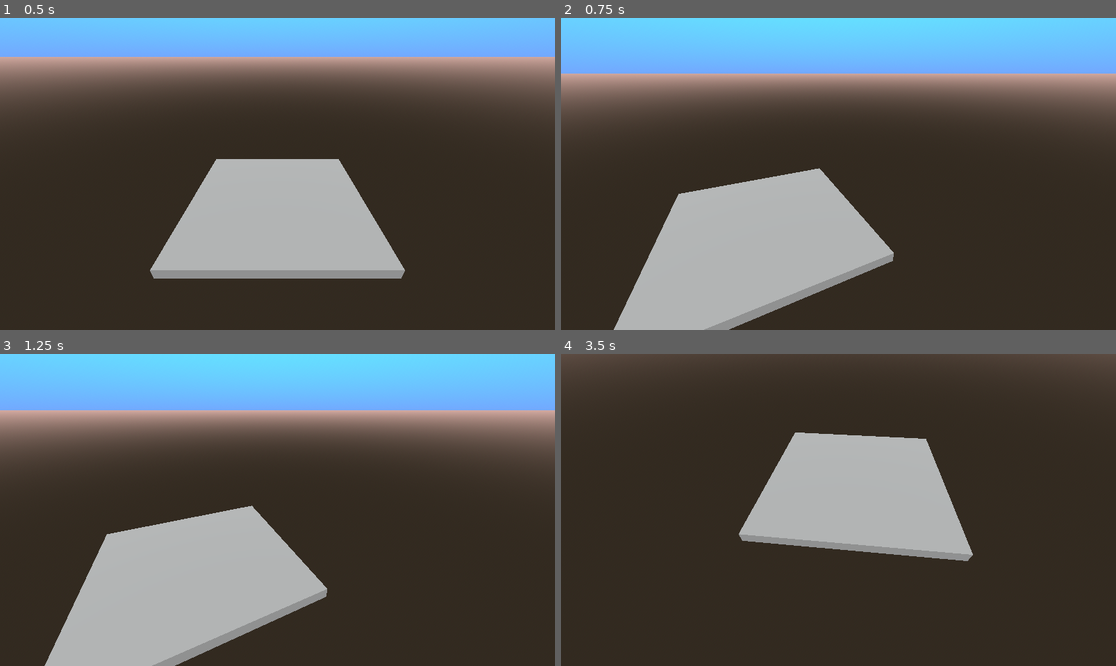
Above: before the commit, frames 1-4 (two rows, left to right).
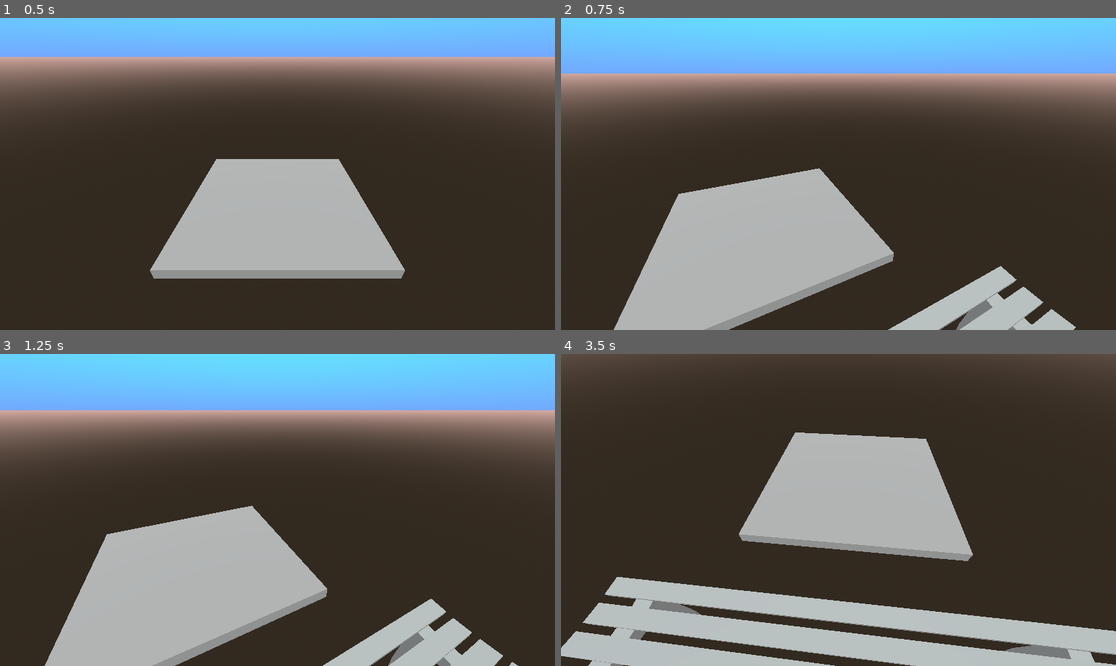
Above: after the commit, the same moments.

Repository: CE-Studio/gmtk2024
Game: Godot game, scene res://Scenes/game.tscn
The game is run twice, just before and just after one commit, with the same random seed, the same clock (stepped at 60 frames per second) and the same inputs. The project has no main scene, so this scene is started directly.
Inputs (mouse positions are in pixels of both pictures, inside the frame that each line leads up to):
- Up to frame 1 (0.5 s): no input
- Up to frame 2 (0.75 s): tap Enter at 0.5 s; move the mouse to (960, 158) at 0.52 s
- Up to frame 3 (1.25 s): no input
- Up to frame 4 (3.5 s): move the mouse to (727, 525) at 1.27 s; move the mouse to (894, 441) at 2.02 s; move the mouse to (810, 572) at 2.77 s

Frame 1 is identical in both runs. In frame 2, 3.1% of the frame differs, in the area x 58-93%, y 79-100%; in frame 3, 3.3%; in frame 4, 16%, in the area x 0-100%, y 71-100%.

Commit message:
Bench model

Diff:
--- a/Scenes/game.tscn
+++ b/Scenes/game.tscn
@@ -1,7 +1,8 @@
-[gd_scene load_steps=6 format=3 uid="uid://dj2qkj8rk5w52"]
+[gd_scene load_steps=7 format=3 uid="uid://dj2qkj8rk5w52"]
 
 [ext_resource type="Script" path="res://Scripts/CameraTilt.gd" id="1_lhxop"]
-[ext_resource type="PackedScene" uid="uid://bf2sbpklqpo18" path="res://Scenes/buildplate.tscn" id="2_4vgq1"]
+[ext_resource type="PackedScene" path="res://Scenes/buildplate.tscn" id="2_4vgq1"]
+[ext_resource type="ArrayMesh" uid="uid://c30ixpvjiulrk" path="res://Models/bench.obj" id="3_07svr"]
 
 [sub_resource type="ProceduralSkyMaterial" id="ProceduralSkyMaterial_hrbhv"]
 sky_top_color = Color(0.239216, 0.682353, 0.917647, 1)
@@ -34,3 +35,7 @@
 transform = Transform3D(1, 0, 0, 0, 0.258819, 0.965926, 0, -0.965926, 0.258819, 0, 0, 0)
 
 [node name="Buildplate" parent="." instance=ExtResource("2_4vgq1")]
+
+[node name="Bench" type="MeshInstance3D" parent="."]
+transform = Transform3D(6.12323e-17, 0, 1, 0, 1, 0, -1, 0, 6.12323e-17, 0, 0, 2)
+mesh = ExtResource("3_07svr")
Not shown, added: Models/bench.obj
Not shown, added: Models/bench.obj.import
Not shown, added: artassets/bench.blend
